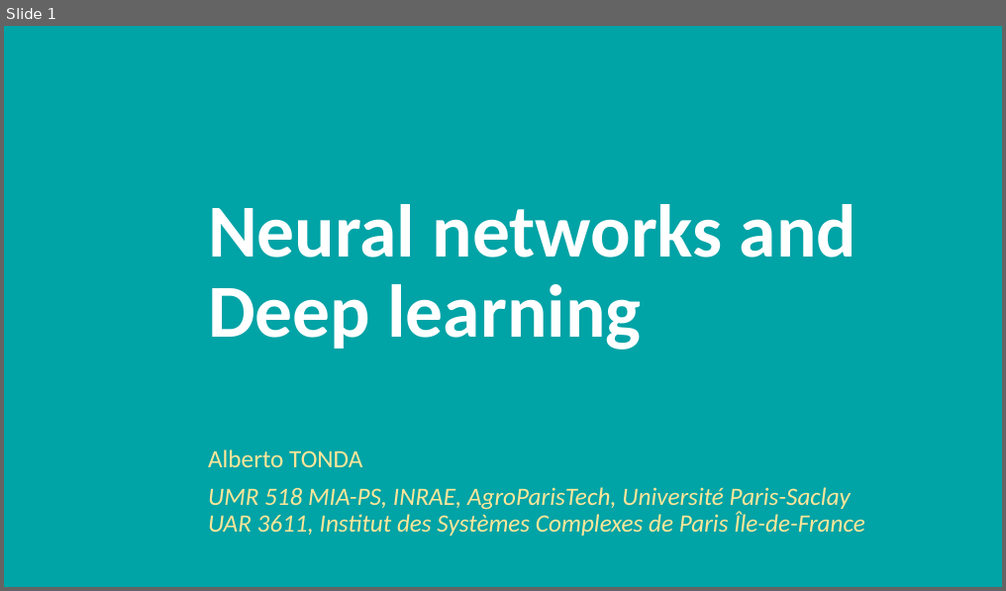
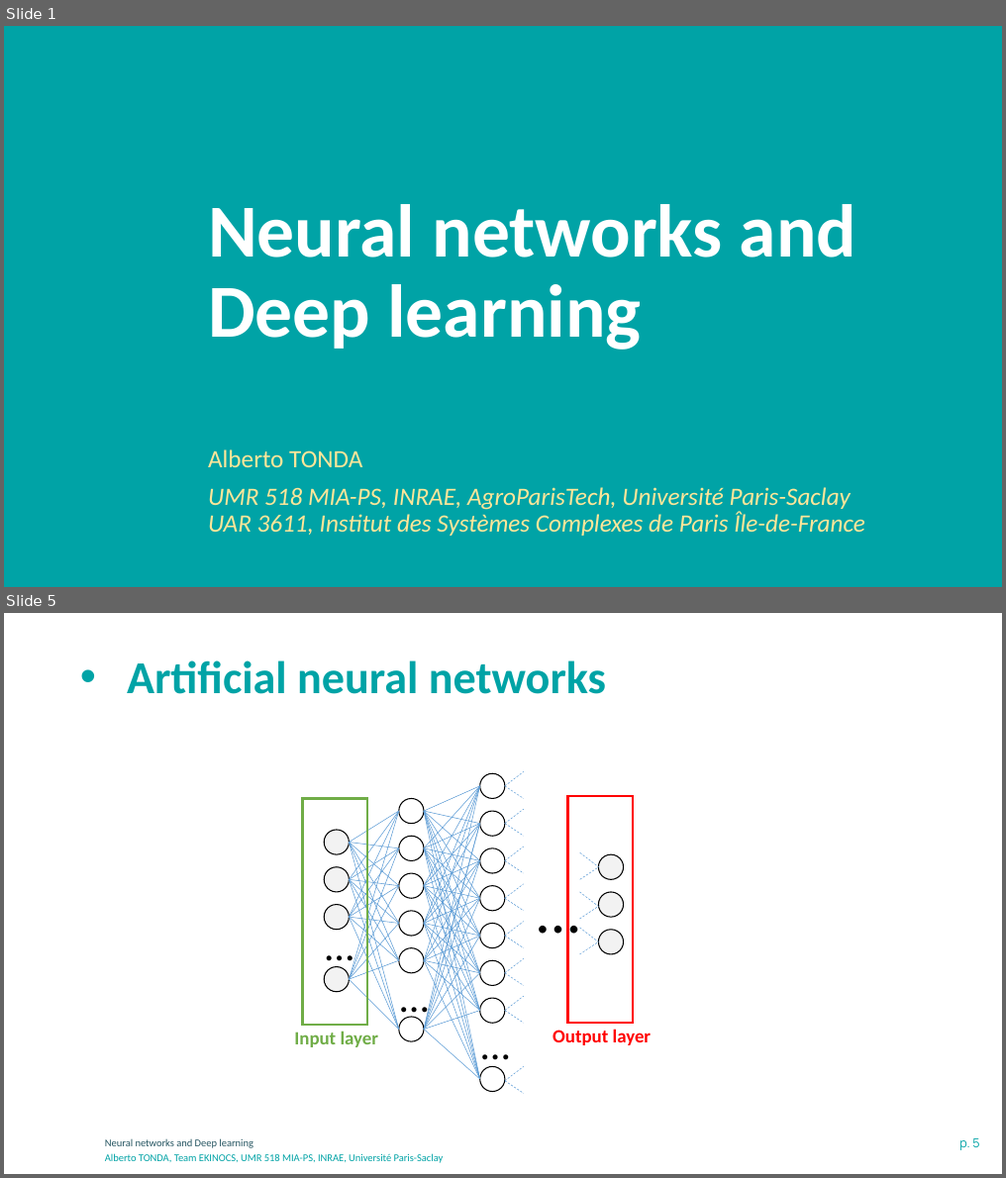
Before and after one commit to albertotonda/teaching, a slide deck: optimization-methods-for-artificial-intelligence/ml-neural-networks.pptx. Shown one above the other, each under a label of ours: slide 1 before the commit, slides 1 and 5 after it; the slides between them are not shown. The pictures are 1006x591 and 1006x1178 pixels, drawn with LibreOffice and Linux fonts; fonts in the diff are those of the drawing; background and template pictures are left out. Boxes give left, top, right and bottom in pixels: in the first picture for what was removed or moved away, otherwise in the second. Text is boxed around its words. In the diff, an @@ line names an element or a change of style, - is before the commit and + after.

```diff
--- a/optimization-methods-for-artificial-intelligence/ml-neural-networks.pptx
+++ b/optimization-methods-for-artificial-intelligence/ml-neural-networks.pptx
@@ slide 5 added at (4,613,1002,1174), background #FFFFFF @@
@@ title added at (127,661,606,694), 44 pt, text #00A3A6, bold @@
+• Artificial neural networks
@@ rectangle added at (303,799,368,1025), outline #70AD47 2.25 pt @@
@@ rectangle added at (567,796,633,1023), outline #FF0000 2.25 pt @@
@@ group added at (318,771,623,1093): 94 lines, 21 ellipses, 4 texts @@
+…
+…
+…
+…
@@ text added at (294,1031,379,1048), 18 pt, text #70AD47, bold @@
+Input layer
@@ text added at (552,1029,651,1046), 18 pt, text #FF0000, bold @@
+Output layer
@@ text added at (105,1139,253,1149), 10 pt, text #275662 @@
+Neural networks and Deep learning
@@ page number added at (959,1139,979,1151), 12 pt, text #00A3A6 @@
+p. 5
@@ text added at (105,1154,444,1163), 10 pt, text #00A3A6 @@
+Alberto TONDA, Team EKINOCS, UMR 518 MIA-PS, INRAE, Université Paris-Saclay
```
Also in this commit, not shown: 10 slides changed, 12 other slides added, 3 other files.
